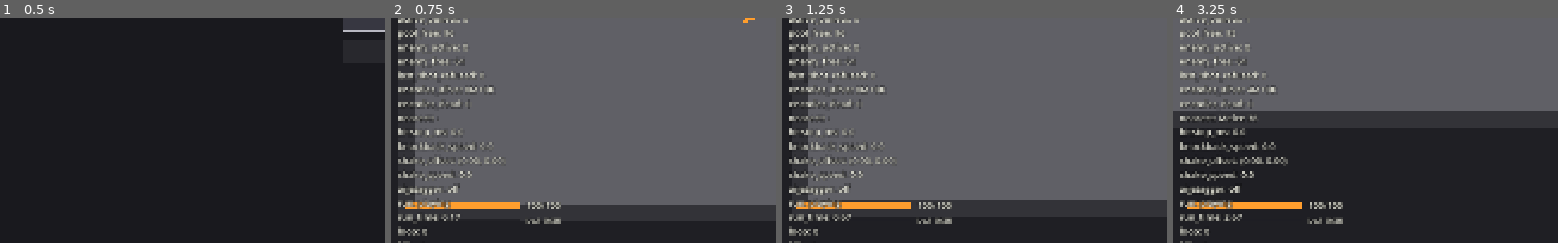
Above: before the commit, frames 1-4 (left to right).
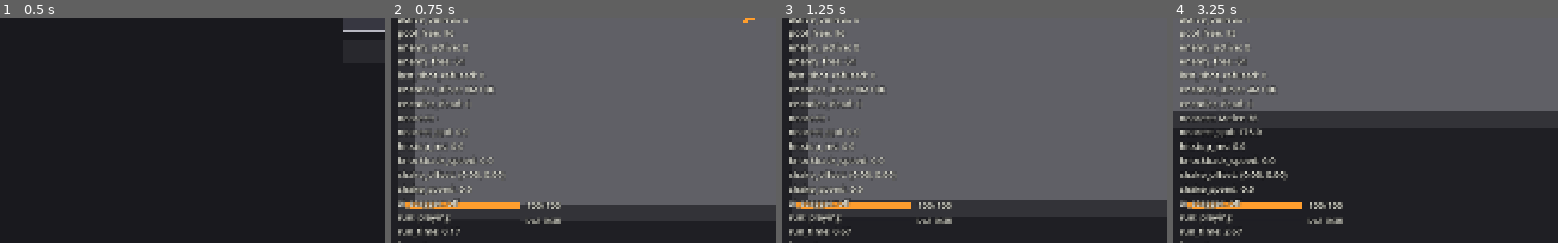
Above: after the commit, the same moments.

Repository: ZhiH2333/WPG
Game: Godot game, scene res://ui/main_menu.tscn
Same seed, same stepped clock (60 frames per second), same inputs: the game is played once before the commit and once after it.
Inputs (mouse positions are % of the whole screen's width and height, from its top left):
- Up to frame 1 (0.5 s): no input
- Up to frame 2 (0.75 s): click "Play" at 0.5 s
- Up to frame 3 (1.25 s): no input
- Up to frame 4 (3.25 s): tap Enter (ui_accept) at 1.25, 1.52, 2.27 s; move the mouse to (75, 45) at 1.27 s; press the mouse at (75, 45) at 1.28 s; hold D (move_right) 1.28-2.03 s; move the mouse to (31, 55) at 2.02 s; release the mouse at (31, 55) at 2.03 s; hold S (move_down) 2.03-2.78 s; click (31, 55) at 2.1 s; move the mouse to (62, 28) at 2.77 s; hold D (move_right) from 2.78 s (still down); hold 1 (weapon_pistol) from 2.78 s (still down); click (62, 28) at 3.05 s
The pictures show only the part of the screen within x 0-50%, y 50-100%; the shares and areas given below are measured in that part.

Frame 1 is identical in both runs. In frame 2, 2.8% of the frame differs, in the area x 1-29%, y 48-100%; in frame 3, 2.8%; in frame 4, 3.3%, in the area x 1-30%, y 48-100%.

Commit message:
:sparkles: loops

Diff:
--- a/arena/encounter_phrases.gd
+++ b/arena/encounter_phrases.gd
@@ -25,12 +25,16 @@
 var _p3_started: bool = false
 var _enemies_by_name: Dictionary = {}
 var _wait_names: PackedStringArray = PackedStringArray()
+var _run_session: RunSession
 
 func bind_enemies(enemies: Array[EnemyBase]) -> void:
 	_enemies_by_name.clear()
 	for enemy: EnemyBase in enemies:
 		_enemies_by_name[enemy.name] = enemy
 
+func bind_run_session(session: RunSession) -> void:
+	_run_session = session
+
 func restart() -> void:
 	_p3_started = false
 	_wait_names = PackedStringArray()
@@ -61,6 +65,9 @@
 
 func get_rest_left() -> float:
 	return _rest_left
+
+func get_rest_sec() -> float:
+	return _rest_sec()
 
 func get_phrase_alive() -> int:
 	return _count_alive(_wait_names)
@@ -104,7 +111,7 @@
 	_wait_names = PackedStringArray()
 	if index == 0:
 		_state = State.RESTING
-		_rest_left = REST_SEC
+		_rest_left = _rest_sec()
 		return
 	_state = State.AWAITING_OFFER
 	_rest_left = 0.0
@@ -200,6 +207,12 @@
 	if spawn.x > 400.0:
 		return "right"
 	return "top"
+
+func _rest_sec() -> float:
+	var loop: int = 0
+	if _run_session != null:
+		loop = _run_session.get_loop_index()
+	return maxf(0.75, REST_SEC - 0.25 * float(mini(loop, 8)))
 
 func _stagger_for_side(side: String, index_in_side: int) -> float:
 	var base_sec: float = 0.0
--- a/debug/debug_overlay.gd
+++ b/debug/debug_overlay.gd
@@ -86,7 +86,7 @@
 	var fps: int = Engine.get_frames_per_second()
 	var velocity: Vector2 = _read_velocity()
 	var weapon: Weapon = _read_weapon()
-	return "weapon: %s\nmove_vector: %s\naim_vector: %s\nfire_h …(285 unchanged characters)… ive: %s\nenemies_dead: %d\nnearest: %s\nhitstop_ms: %.1f\nknockback_speed: %.1f\nshake_offset: %s\nshake_speed: %.1f\nai_stagger: %s\nrun: %s\nrun_time: %.2f\nloop: %d\nkills: %d\nlevel: %d\nxp: %d/%d\npending_lv: %d\ncatalog: %d\nupgrades: %d\ngrant: U\nlast_grant: %s\noffer: %s\noffer_ids: %s\nphrase: %s\nphrase_alive: %d\nrest_left: %.2f\nreset: R\nesc: menu\nfps: %d\nfps_min_2s: %.1f\nfps_avg_2s: %.1f" % [
+	return "weapon: %s\nmove_vector: %s\naim_vector: %s\nfire_h …(285 unchanged characters)… ive: %s\nenemies_dead: %d\nnearest: %s\nnearest_spd: %.1f\nhitstop_ms: %.1f\nknockback_speed: %.1f\nshake_offset: %s\nshake_speed: %.1f\nai_stagger: %s\nrun: %s\nrun_time: %.2f\nloop: %d\nkills: %d\nlevel: %d\nxp: %d/%d\npending_lv: %d\ncatalog: %d\nupgrades: %d\ngrant: U\nlast_grant: %s\noffer: %s\noffer_ids: %s\nphrase: %s\nphrase_alive: %d\nrest_left: %.2f\nrest_sec: %.2f\nreset: R\nesc: menu\nfps: %d\nfps_min_2s: %.1f\nfps_avg_2s: %.1f" % [
 		_read_weapon_name(weapon),
 		_format_vector(_player_input.move_vector),
 		_format_vector(_player_input.aim_vector),
@@ -110,6 +110,7 @@
 		_format_alive_summary(),
 		_count_dead_enemies(),
 		_format_nearest(),
+		_read_nearest_speed(),
 		_read_hitstop_ms(),
 		_read_knockback_speed(),
 		_format_vector(_read_shake_offset()),
@@ -131,6 +132,7 @@
 		_read_phrase_label(),
 		_read_phrase_alive(),
 		_read_rest_left(),
+		_read_rest_sec(),
 		fps,
 		_fps_min_2s,
 		_fps_avg_2s,
@@ -289,6 +291,17 @@
 	if _encounter == null:
 		return 0.0
 	return _encounter.get_rest_left()
+
+func _read_rest_sec() -> float:
+	if _encounter == null:
+		return 0.0
+	return _encounter.get_rest_sec()
+
+func _read_nearest_speed() -> float:
+	var nearest: EnemyBase = _find_nearest_enemy()
+	if nearest == null:
+		return 0.0
+	return nearest.move_speed
 
 func _format_alive_summary() -> String:
 	var melee_alive: int = 0
--- a/enemies/enemy_base.gd
+++ b/enemies/enemy_base.gd
@@ -36,6 +36,8 @@
 var _spawn_stagger_duration_sec: float = 0.0
 var _separation_sign: float = 1.0
 var _alive_color: Color = Color(0.86, 0.22, 0.2, 1)
+var _base_max_hp: int = 0
+var _base_move_speed: float = 0.0
 
 @onready var _visual: Polygon2D = $Visual
 
@@ -48,6 +50,8 @@
 	_alive_color = _visual.color
 	_separation_sign = 1.0 if (get_index() % 2 == 0) else -1.0
 	_bind_hit_reaction()
+	_base_max_hp = max_hp
+	_base_move_speed = move_speed
 
 func bind_player(player: Player) -> void:
 	_player = player
@@ -87,6 +91,14 @@
 
 func get_xp_reward() -> int:
 	return 0
+
+func get_hp_per_loop() -> int:
+	return 0
+
+func apply_loop_pressure(loop_index: int) -> void:
+	var pressure: int = clampi(loop_index, 0, 8)
+	max_hp = _base_max_hp + pressure * get_hp_per_loop()
+	move_speed = _base_move_speed * (1.0 + 0.08 * float(pressure))
 
 func hold_in_reserve() -> void:
 	_in_reserve = true
--- a/enemies/melee_enemy.gd
+++ b/enemies/melee_enemy.gd
@@ -18,6 +18,9 @@
 
 func get_xp_reward() -> int:
 	return 10
+
+func get_hp_per_loop() -> int:
+	return 8
 
 func _bind_contact_area() -> void:
 	_contact_area.collision_layer = GameCollisionLayers.MASK_NONE
--- a/enemies/ranged_enemy.gd
+++ b/enemies/ranged_enemy.gd
@@ -30,6 +30,9 @@
 
 func get_xp_reward() -> int:
 	return 12
+
+func get_hp_per_loop() -> int:
+	return 6
 
 func _process(delta: float) -> void:
 	super._process(delta)
--- a/sandbox/combat_sandbox.gd
+++ b/sandbox/combat_sandbox.gd
@@ -86,8 +86,8 @@
 	_enemies = _collect_enemies()
 	_bind_enemies(_enemies)
 	_encounter.bind_enemies(_enemies)
+	_encounter.bind_run_session(_run_session)
 	_hold_all_in_reserve()
-	_encounter.restart()
 	_debug_overlay.bind_enemies(_enemies)
 	_debug_overlay.bind_encounter(_encounter)
 	_hud.bind_player(_player)
@@ -99,6 +99,8 @@
 	_run_session.bind_catalog(UPGRADE_CATALOG)
 	_assert_upgrade_catalog()
 	_run_session.restart()
+	_apply_loop_pressure()
+	_encounter.restart()
 	_upgrade_applier.bind_player(_player)
 	_upgrade_applier.bind_session(_run_session)
 	_upgrade_applier.capture_baseline()
@@ -153,8 +155,14 @@
 	_projectiles.park_all()
 	_enemy_projectiles.park_all()
 	_hold_all_in_reserve()
+	_run_session.notify_phrase_loop()
+	_apply_loop_pressure()
 	_encounter.restart()
-	_run_session.notify_phrase_loop()
+
+func _apply_loop_pressure() -> void:
+	var loop_index: int = _run_session.get_loop_index()
+	for enemy: EnemyBase in _enemies:
+		enemy.apply_loop_pressure(loop_index)
 
 func _reset_sandbox() -> void:
 	if _upgrade_offer.is_open():
@@ -165,6 +173,7 @@
 	_upgrade_applier.apply_owned()
 	_player.reset_for_sandbox()
 	_hold_all_in_reserve()
+	_apply_loop_pressure()
 	_encounter.restart()
 	_debug_overlay.set_last_grant_id("-")
 
Not shown, changed: README.md
